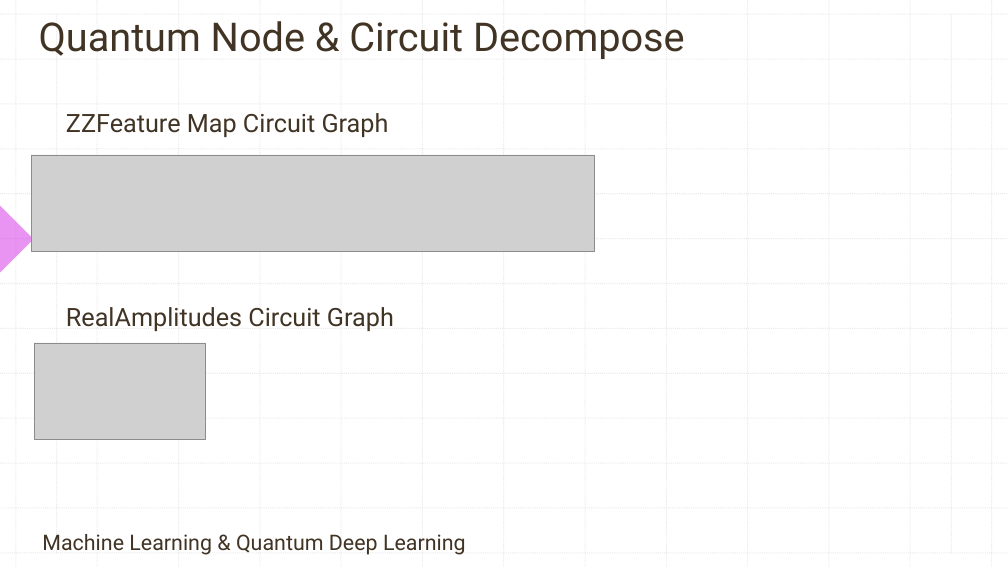
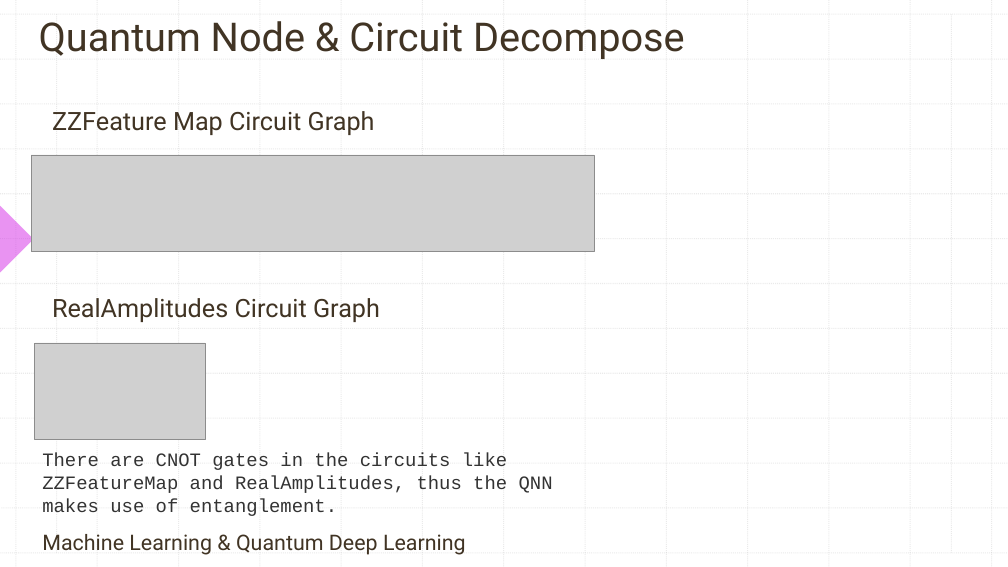
Before and after one commit to contepablod/QCNNCancerBinaryClassifier, a slide deck: slide 8 of QCNNCancerClassifier.pptx. Drawn at 1008x567 pixels with LibreOffice and Linux fonts; fonts in the diff are those of the drawing; grey boxes stand for pictures; background and template pictures are left out. Boxes give left, top, right and bottom in pixels: in the first picture for what was removed or moved away, otherwise in the second. Text is boxed around its words. In the diff, an @@ line names an element or a change of style, - is before the commit and + after.

```diff
--- a/QCNNCancerClassifier.pptx
+++ b/QCNNCancerClassifier.pptx
@@ text "ZZFeature Map Circuit Graph": place and size @@
-text "ZZFeature Map Circuit Graph" at (66, 113, 389, 137)
+text "ZZFeature Map Circuit Graph" at (52, 111, 375, 135)
@@ text "RealAmplitudes Circuit Graph": place and size @@
-text "RealAmplitudes Circuit Graph" at (66, 307, 394, 331)
+text "RealAmplitudes Circuit Graph" at (52, 298, 380, 322)
@@ text added at (42, 453, 553, 516), 18 pt, text #333333 @@
+There are CNOT gates in the circuits like ZZFeatureMap and RealAmplitudes, thus the QNN makes use of entanglement.
```
Also in this commit, not shown: 3 other slides changed, 1 slide added, 1 other file.
